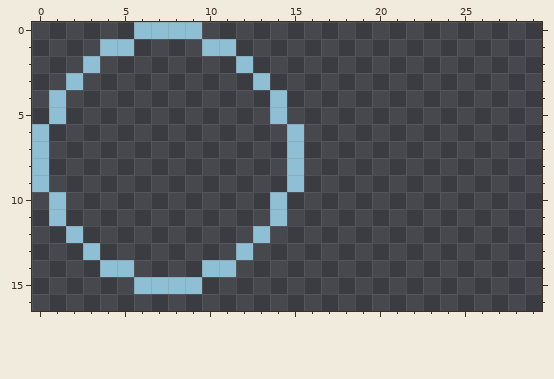
Pixel-art file, stored at PixelEngine/res/sprites/effects.aseprite. This is how it looked before the edit.
64x64 pixels, 1 frame. Shown: x 0..29, y 0..16.
The result:
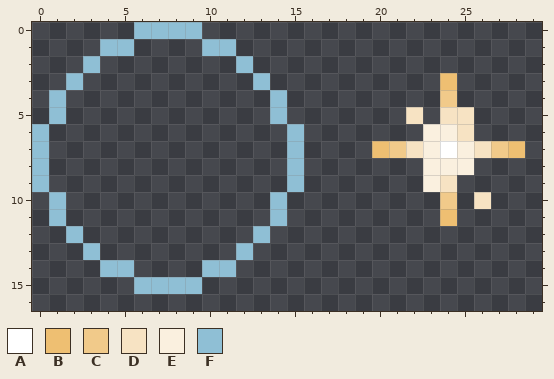
Palette (. is transparent): A #ffffff  B #eebf72  C #f1ca8a  D #f7e3c3  E #faf0df  F #8fbfd5
Difference:
{"y":3,"x":24,"old":".","new":"B"}
{"y":4,"x":24,"old":".","new":"C"}
{"y":5,"x":22,"old":".","new":"D"}
{"y":5,"x":24,"old":"..","new":"DD"}
{"y":6,"x":23,"old":"...","new":"EED"}
{"y":7,"x":20,"old":".........","new":"BCDEAEDCB"}
{"y":8,"x":23,"old":"...","new":"EEE"}
{"y":9,"x":23,"old":"..","new":"ED"}
{"y":10,"x":24,"old":".","new":"C"}
{"y":10,"x":26,"old":".","new":"D"}
{"y":11,"x":24,"old":".","new":"B"}
